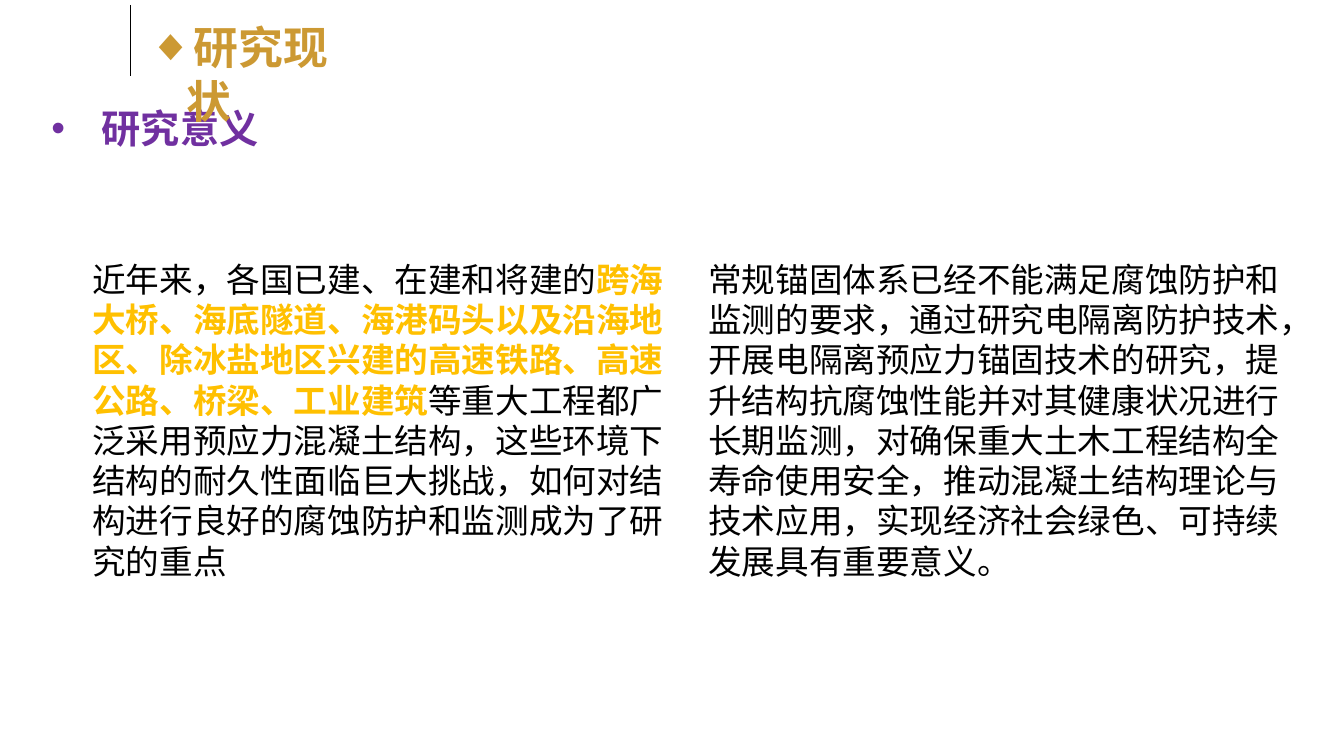
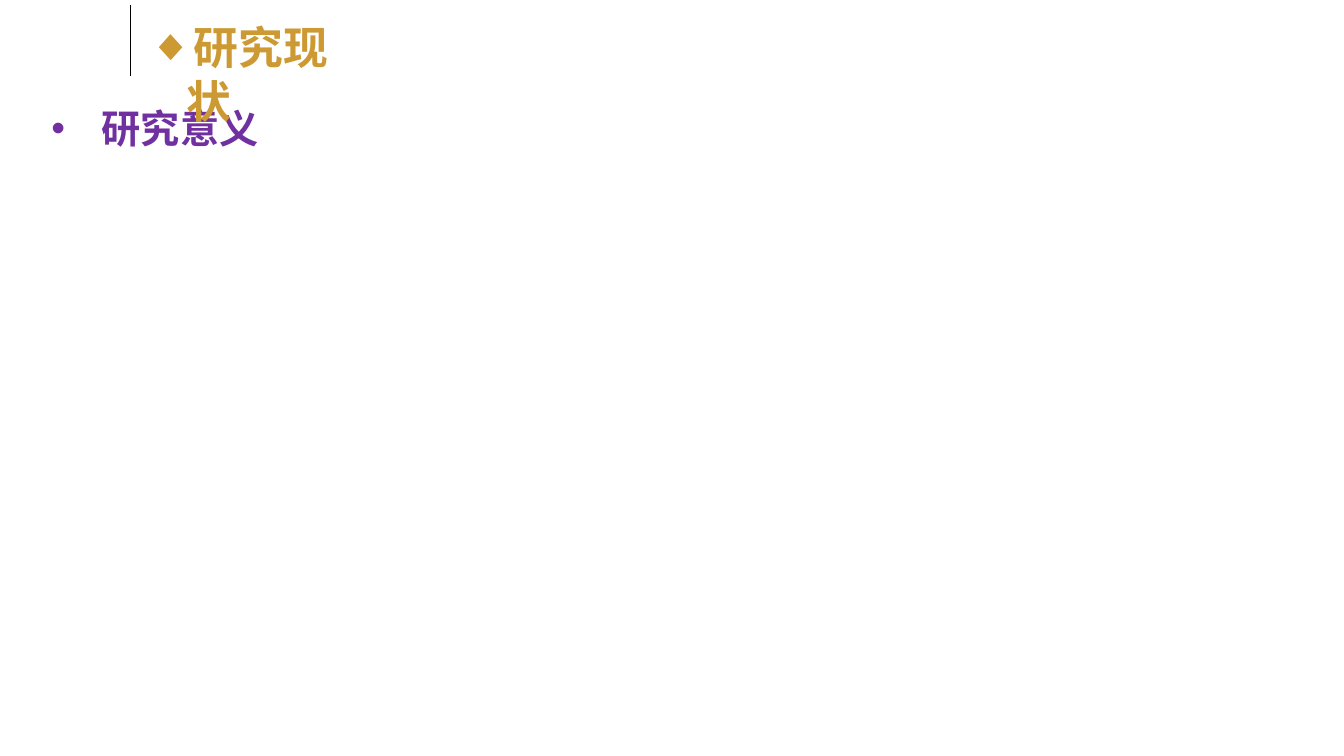
Before and after one commit to kokowhen/paper-manage, a slide deck: slide 7 of EIT/开题答辩slide.pptx (slide 9 before the commit). Drawn at 1344x756 pixels with LibreOffice and Linux fonts; fonts in the diff are those of the drawing; background and template pictures are left out. Boxes give left, top, right and bottom in pixels: in the first picture for what was removed or moved away, otherwise in the second. Text is boxed around its words. In the diff, an @@ line names an element or a change of style, - is before the commit and + after.

```diff
--- a/EIT/开题答辩slide.pptx
+++ b/EIT/开题答辩slide.pptx
@@ text removed at (92, 263, 663, 577) @@
-近年来，各国已建、在建和将建的跨海大桥、海底隧道、海港码头以及沿海地区、除冰盐地区兴建的高速铁路、高速公路、桥梁、工业建筑等重大工程都广泛采用预应力混凝土结构，这些环境下结构的耐久性面临巨大挑战，如何对结构进行良好的腐蚀防护和监测成为了研究的重点
@@ text removed at (708, 263, 1313, 577) @@
-常规锚固体系已经不能满足腐蚀防护和监测的要求，通过研究电隔离防护技术，开展电隔离预应力锚固技术的研究，提升结构抗腐蚀性能并对其健康状况进行长期监测，对确保重大土木工程结构全寿命使用安全，推动混凝土结构理论与技术应用，实现经济社会绿色、可持续发展具有重要意义。
```
Also in this commit, not shown: 7 other slides changed, 1 slide added, 6 slides removed, 14 other files.
